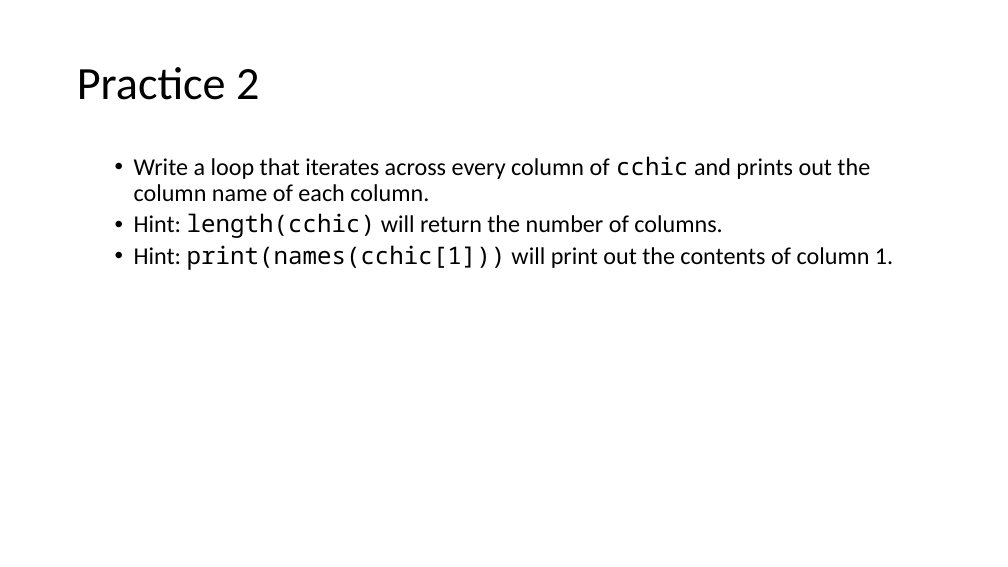
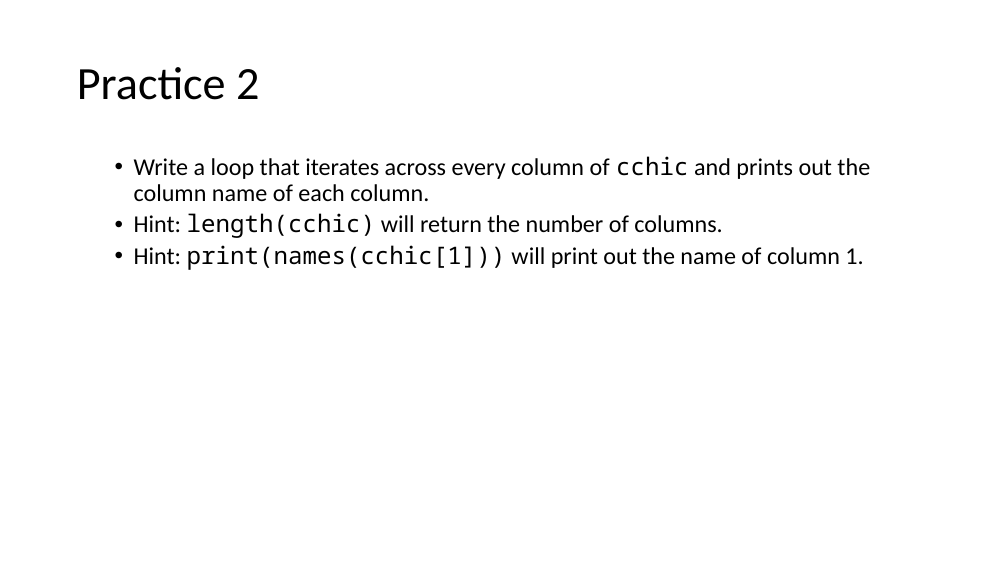
Before and after one commit to ClinicianCoders/ClinicianCoders, a slide deck: slide 25 of Workshops/Workshop6.pptx. Drawn at 1008x567 pixels with LibreOffice and Linux fonts; fonts in the diff are those of the drawing. Boxes give left, top, right and bottom in pixels: in the first picture for what was removed or moved away, otherwise in the second. Text is boxed around its words. In the diff, an @@ line names an element or a change of style, - is before the commit and + after.

```diff
--- a/Workshops/Workshop6.pptx
+++ b/Workshops/Workshop6.pptx
@@ text at (x1=134, y1=245, x2=863, y2=270): text changed @@
-  • Hint: print(names(cchic[1])) will print out the contents of column 1.
+  • Hint: print(names(cchic[1])) will print out the name of column 1.
```
Also in this commit, not shown: 1 other slide changed, 1 other file.
